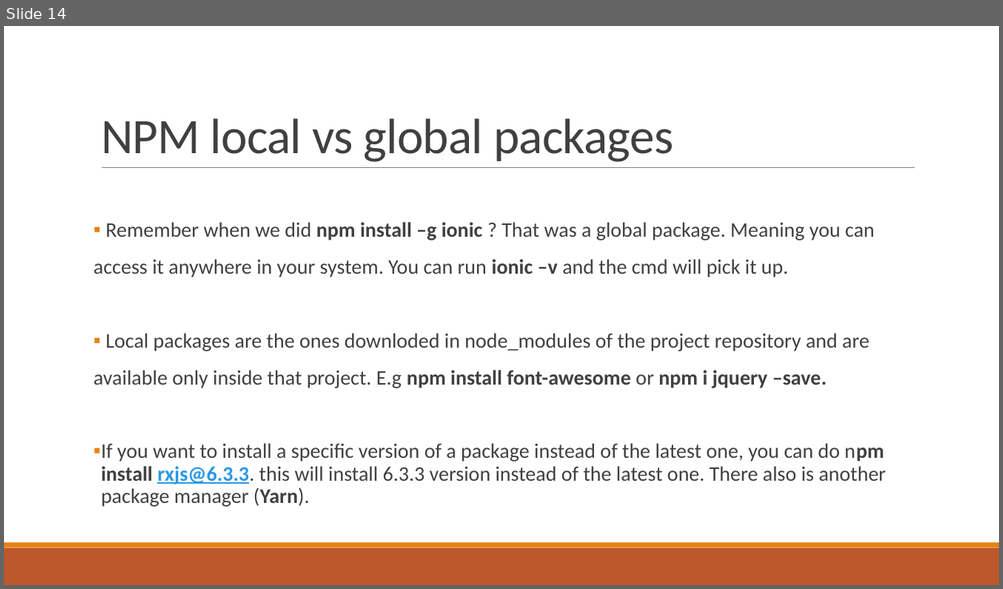
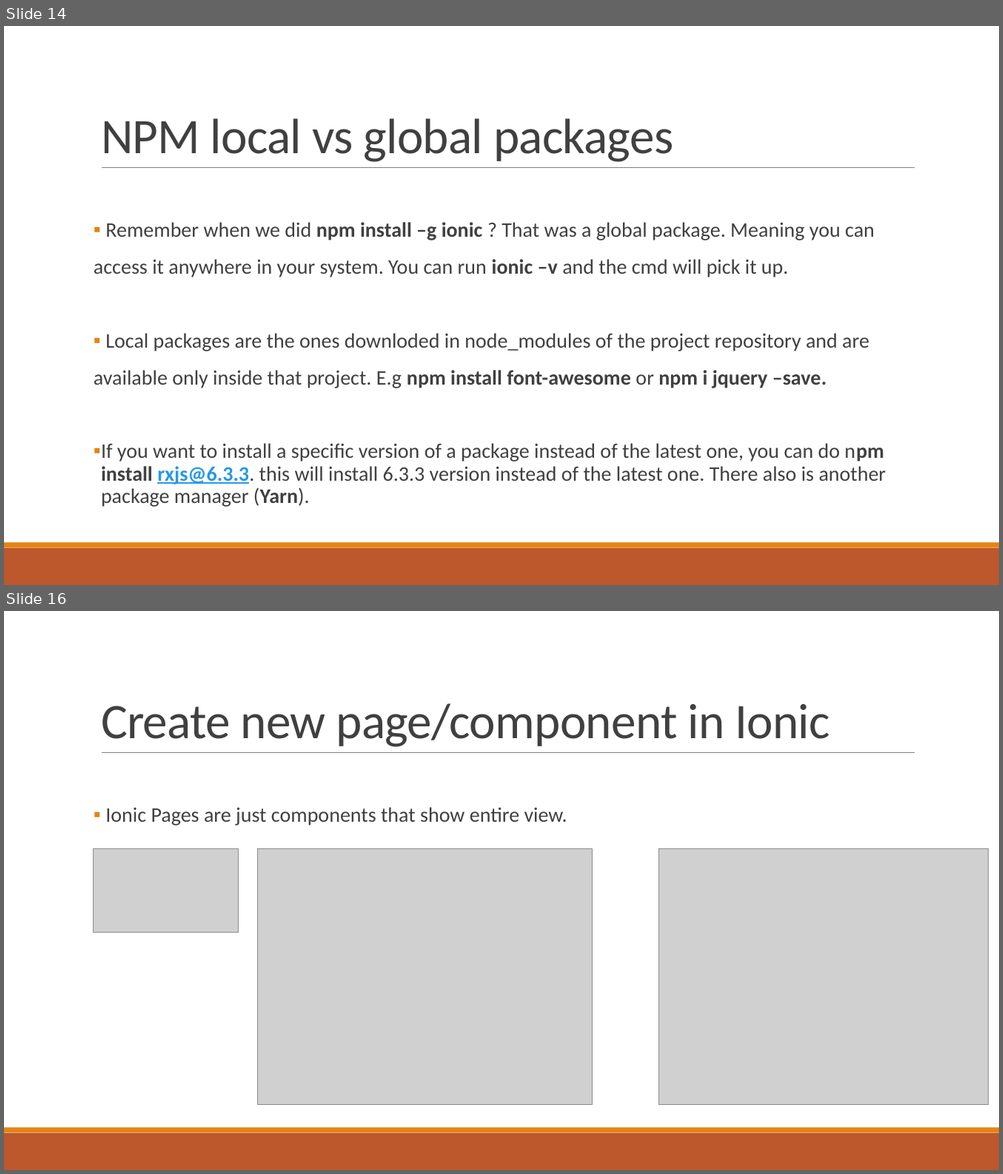
Before and after one commit to alamgirqazi/mobile-application-development-course, a slide deck: lecture 4/Lecture 4 - Mobile Application Development.pptx. Shown one above the other, each under a label of ours: slide 14 before the commit, slides 14 and 16 after it; the slides between them are not shown. The pictures are 1003x589 and 1003x1174 pixels, drawn with LibreOffice and Linux fonts; fonts in the diff are those of the drawing; grey boxes stand for pictures. Boxes give left, top, right and bottom in pixels: in the first picture for what was removed or moved away, otherwise in the second. Text is boxed around its words. In the diff, an @@ line names an element or a change of style, - is before the commit and + after.

```diff
--- a/lecture 4/Lecture 4 - Mobile Application Development.pptx
+++ b/lecture 4/Lecture 4 - Mobile Application Development.pptx
@@ slide 16 added at [4,611,999,1170], background #FFFFFF; not listed: 3 template elements that a slide beside it also shows @@
@@ title added at [101,703,830,747], 48 pt, text #404040 @@
+Create new page/component in Ionic
@@ text added at [105,807,567,826], 20 pt, text #404040 @@
+▪ Ionic Pages are just components that show entire view.
@@ picture added at [94,849,239,932] @@
@@ picture added at [257,849,592,1105] @@
@@ picture added at [659,849,988,1105] @@
```
Also in this commit, not shown: 1 slide changed, 1 other slide added, 3 other files.
